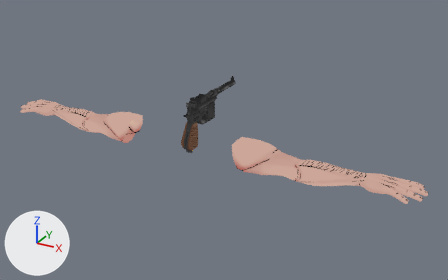
The Blender file blender/arm/arms.blend: old version first, new version second.
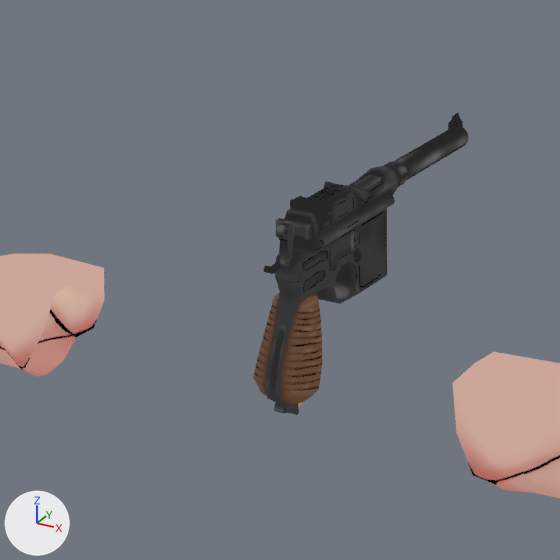
Each version appears first whole from a camera (50 mm lens) standing at (1.388, -2.212, 1.145) and looking at (0.089, 0.15, -0.036), and next in a close-up on the part from 26% to 58% of the width and 17% to 68% of the height. The axes (+X, +Y, +Z) are drawn at lower left. The lights are the same throughout. The first two pictures are the older version.

Names of what the first close-up shows: 'ArmsMesh', 'MauserC96Mesh' and 1 more.
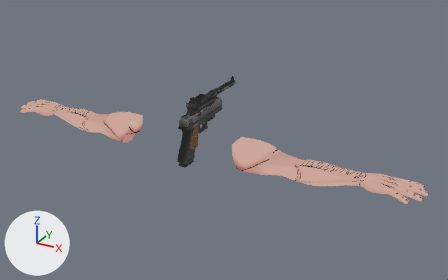
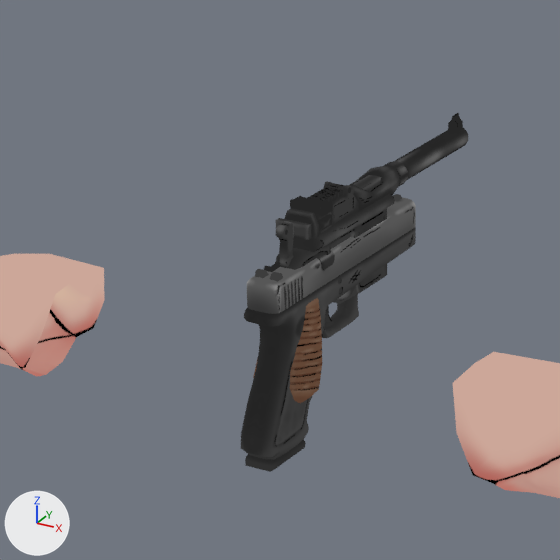
Where the newer file only moved an object's origin or applied its transform, the numbers keep the older frame.

Changed parts and their boxes (x1, y1, x2, y2) in the close-ups (560 x 560 px):
'Glock17Mesh', shown: after (241, 194, 416, 472)

The change, as a list of edits to the scene's bpy script:
```text
Change ob_glock17mesh:
    remove ob_glock17mesh.hide_set(True)  # its collection is switched off
```
